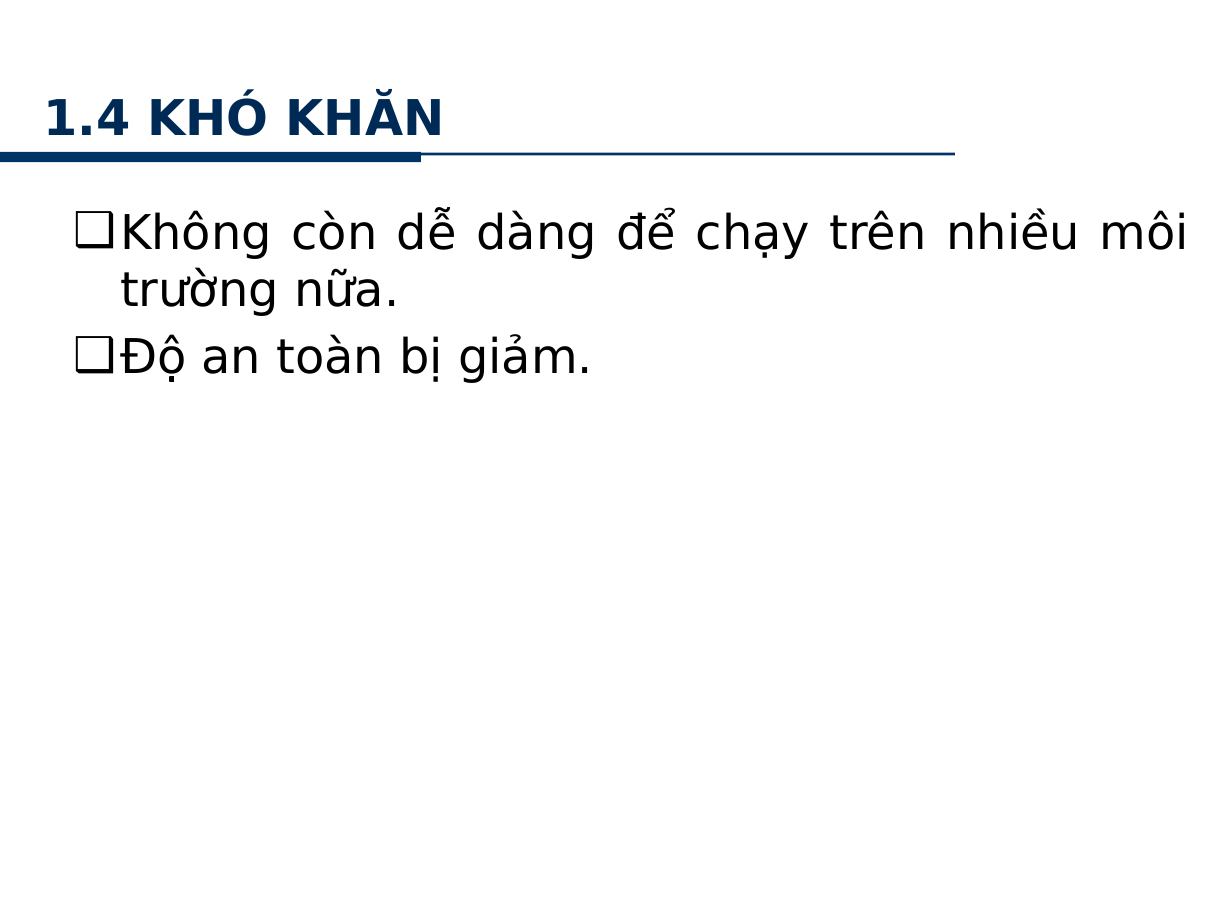
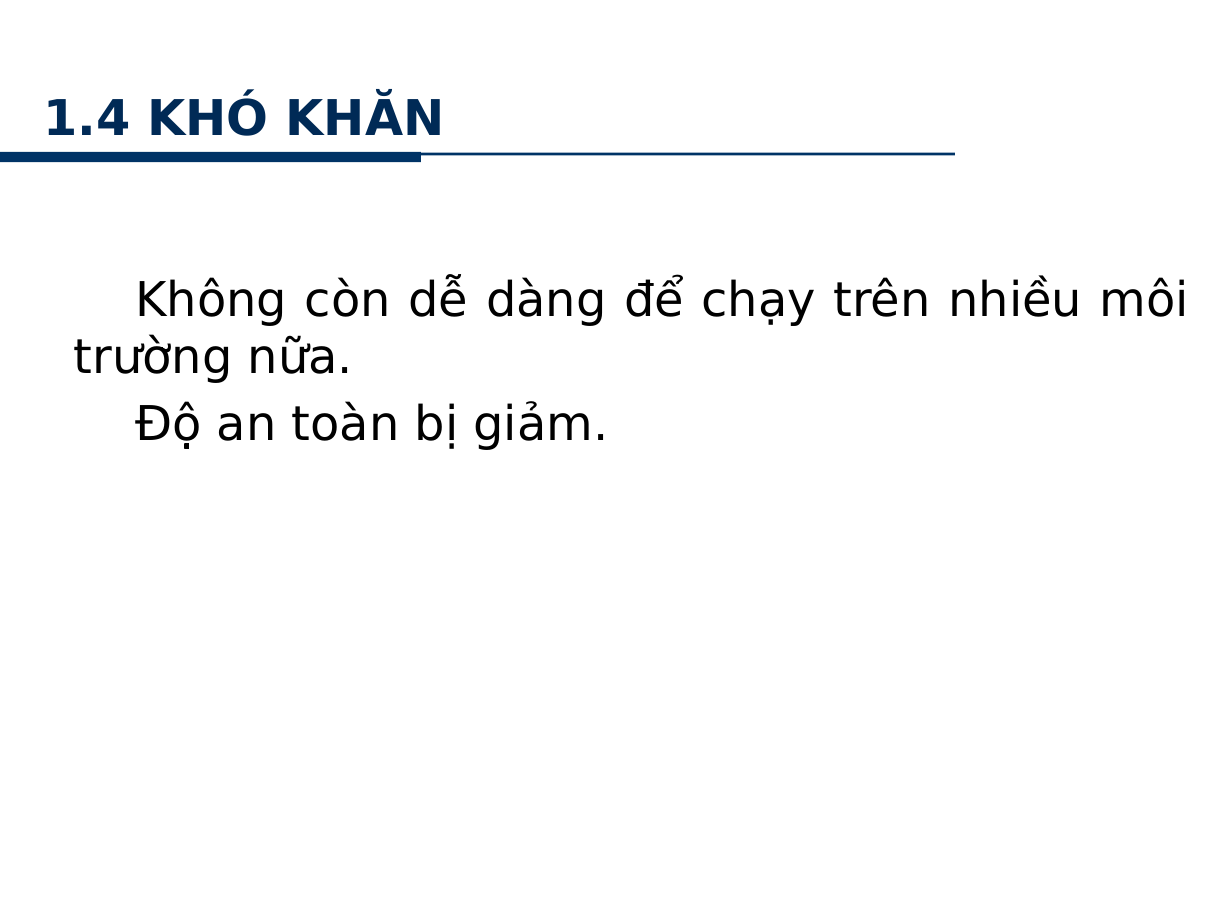
Before and after one commit to minhkhanh/UofS-Java, a slide deck: slide 7 of Seminar_JNI/Slide_00.pptx. Drawn at 1232x924 pixels with LibreOffice and Linux fonts; fonts in the diff are those of the drawing; background and template pictures are left out. Boxes give left, top, right and bottom in pixels: in the first picture for what was removed or moved away, otherwise in the second. Text is boxed around its words. In the diff, an @@ line names an element or a change of style, - is before the commit and + after.

```diff
--- a/Seminar_JNI/Slide_00.pptx
+++ b/Seminar_JNI/Slide_00.pptx
@@ text "Không còn dễ dàng để ..." at <box>74,277,1189,450</box>: bullet ❑ to none @@
```
Also in this commit, not shown: 4 other slides changed, 1 slide removed.
